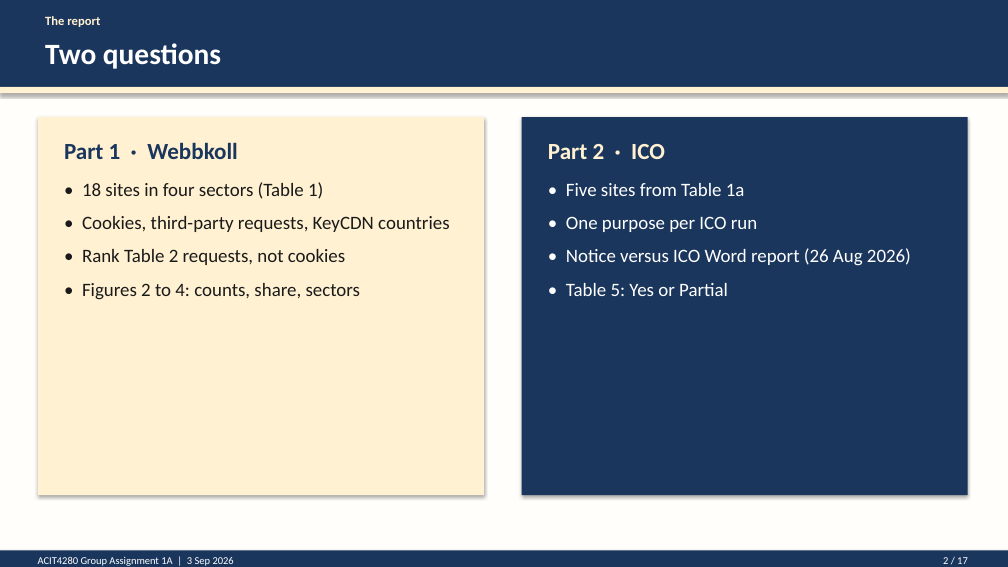
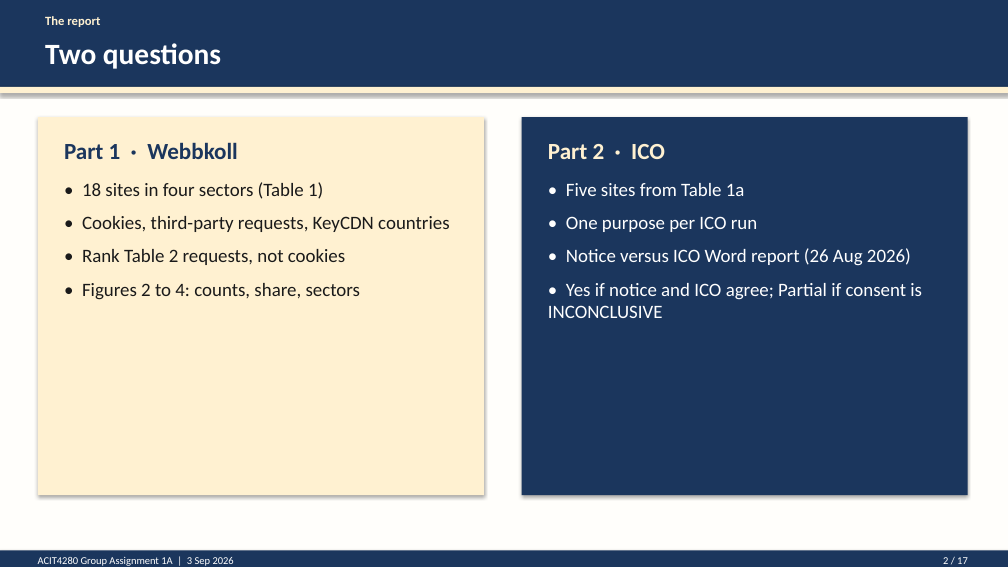
Before and after one commit to kasa031/Bacheloroppgave, a slide deck: slide 2 of ACIT4280_1A_presentation.pptx. Drawn at 1008x567 pixels with LibreOffice and Linux fonts; fonts in the diff are those of the drawing. Boxes give left, top, right and bottom in pixels: in the first picture for what was removed or moved away, otherwise in the second. Text is boxed around its words. In the diff, an @@ line names an element or a change of style, - is before the commit and + after.

```diff
--- a/ACIT4280_1A_presentation.pptx
+++ b/ACIT4280_1A_presentation.pptx
@@ text at box(548, 283, 922, 318): text changed @@
-• Table 5: Yes or Partial
+• Yes if notice and ICO agree; Partial if consent is INCONCLUSIVE
```
Also in this commit, not shown: 5 other files.
